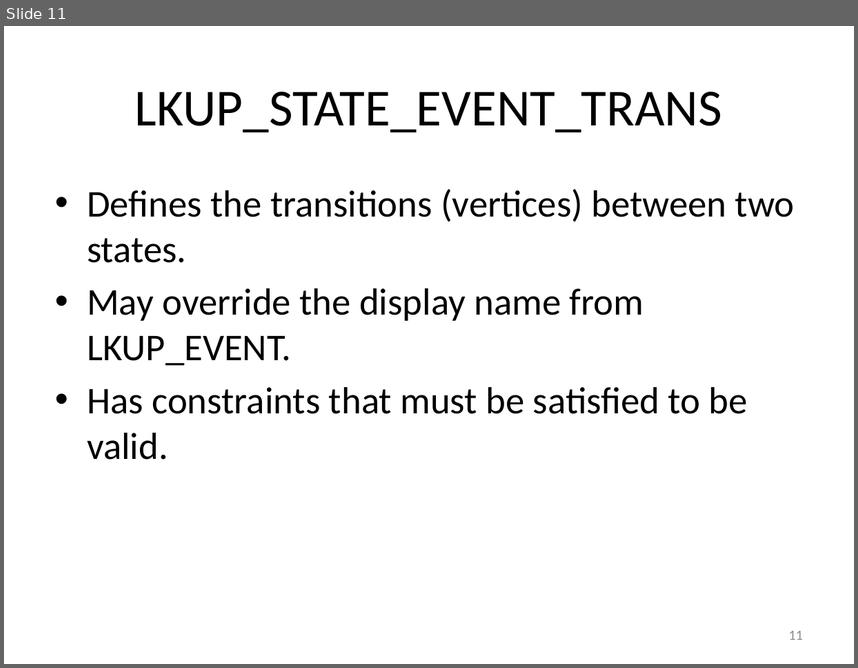
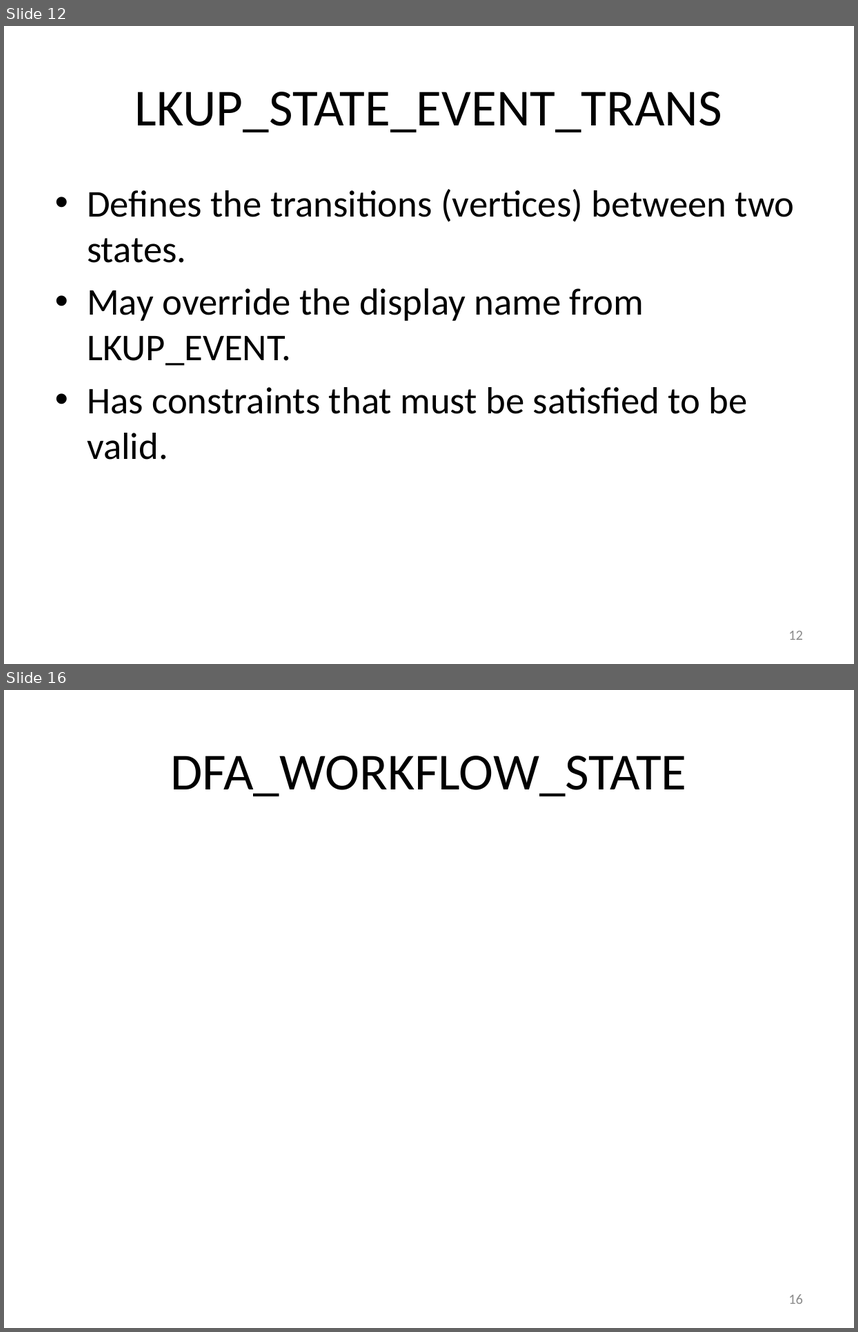
Before and after one commit to RichardRoda/DFA-Workflow-Model, a slide deck: Modeling Workflows with Event Driven DFA.pptx. Shown one above the other, each under a label of ours: slide 11 before the commit, slides 12 and 16 after it; the slides between them are not shown. The pictures are 858x668 and 858x1332 pixels, drawn with LibreOffice and Linux fonts; fonts in the diff are those of the drawing. Boxes give left, top, right and bottom in pixels: in the first picture for what was removed or moved away, otherwise in the second. Text is boxed around its words. In the diff, an @@ line names an element or a change of style, - is before the commit and + after.

```diff
--- a/Modeling Workflows with Event Driven DFA.pptx
+++ b/Modeling Workflows with Event Driven DFA.pptx
@@ slide 16 added at (x1=4, y1=690, x2=854, y2=1328), background #FFFFFF @@
@@ title added at (x1=171, y1=756, x2=687, y2=796), 44 pt, text #000000 @@
+DFA_WORKFLOW_STATE
@@ page number added at (x1=789, y1=1294, x2=803, y2=1303), 12 pt, text #8C8C8C @@
+16
@@ what was slide 11 is now slide 12 @@
@@ page number at (x1=789, y1=630, x2=803, y2=639): text changed @@
-11
+12
```
Also in this commit, not shown: 2 slides changed, 4 other slides added.
